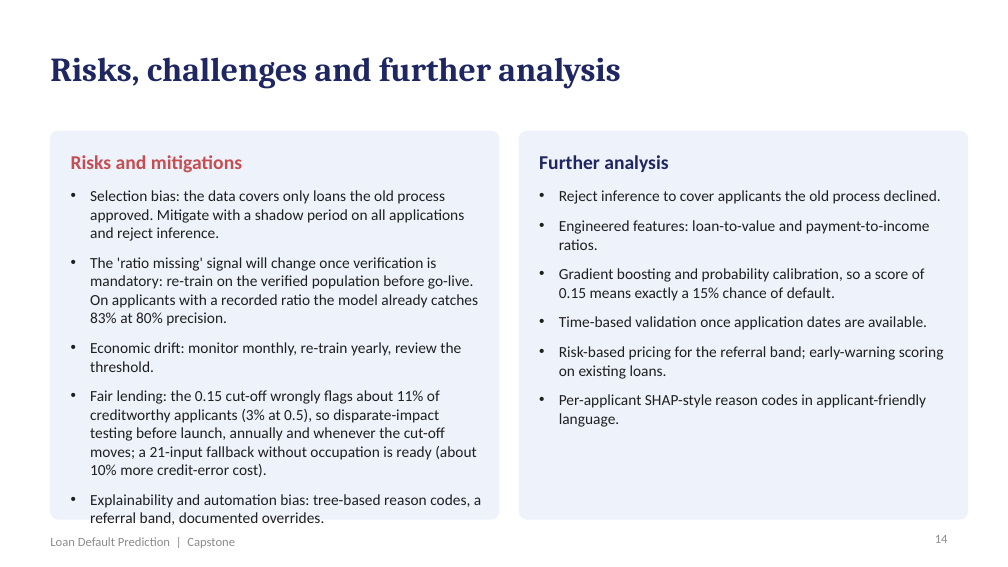
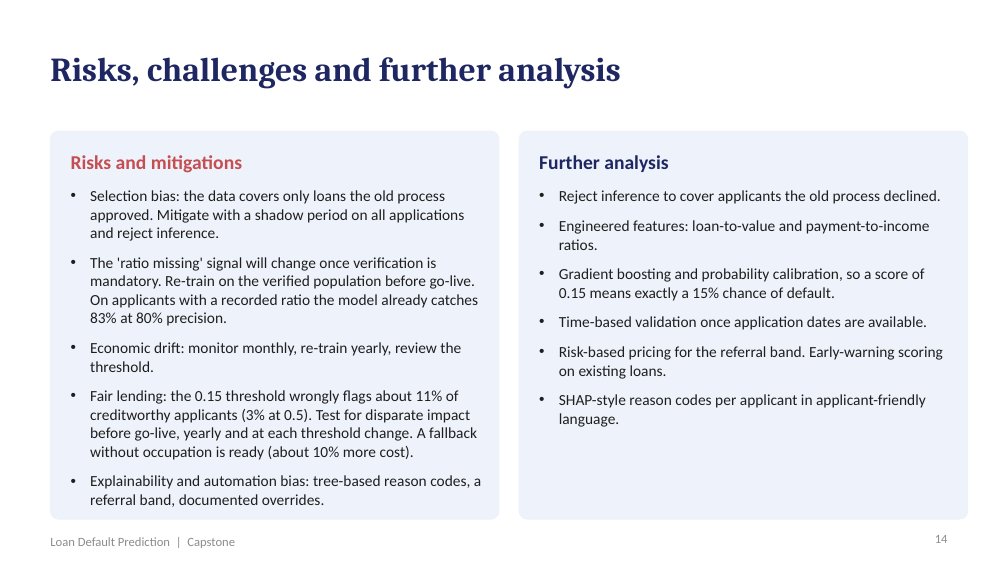
Before and after one commit to shubham1891/Personal-code, a slide deck: slide 14 of presentation/Loan_Default_Prediction_Presentation.pptx. Drawn at 1008x567 pixels with LibreOffice and Linux fonts; fonts in the diff are those of the drawing. Boxes give left, top, right and bottom in pixels: in the first picture for what was removed or moved away, otherwise in the second. Text is boxed around its words. In the diff, an @@ line names an element or a change of style, - is before the commit and + after.

```diff
--- a/presentation/Loan_Default_Prediction_Presentation.pptx
+++ b/presentation/Loan_Default_Prediction_Presentation.pptx
@@ text at [90,257,478,326]: text changed @@
-• The 'ratio missing' signal will change once verification is mandatory: re-train on the verified population before go-live. On applicants with a recorded ratio the model already catches 83% at 80% precision.
+• The 'ratio missing' signal will change once verification is mandatory. Re-train on the verified population before go-live. On applicants with a recorded ratio the model already catches 83% at 80% precision.
@@ text at [559,346,943,427]: text changed @@
-• Risk-based pricing for the referral band; early-warning scoring on existing loans.
-• Per-applicant SHAP-style reason codes in applicant-friendly language.
+• Risk-based pricing for the referral band. Early-warning scoring on existing loans.
+• SHAP-style reason codes per applicant in applicant-friendly language.
@@ text at [90,390,477,460]: text changed @@
-• Fair lending: the 0.15 cut-off wrongly flags about 11% of creditworthy applicants (3% at 0.5), so disparate-impact testing before launch, annually and whenever the cut-off moves; a 21-input fallback without occupation is ready (about 10% more credit-error cost).
+• Fair lending: the 0.15 threshold wrongly flags about 11% of creditworthy applicants (3% at 0.5). Test for disparate impact before go-live, yearly and at each threshold change. A fallback without occupation is ready (about 10% more cost).
```
Also in this commit, not shown: 18 other slides changed, 5 other files.
